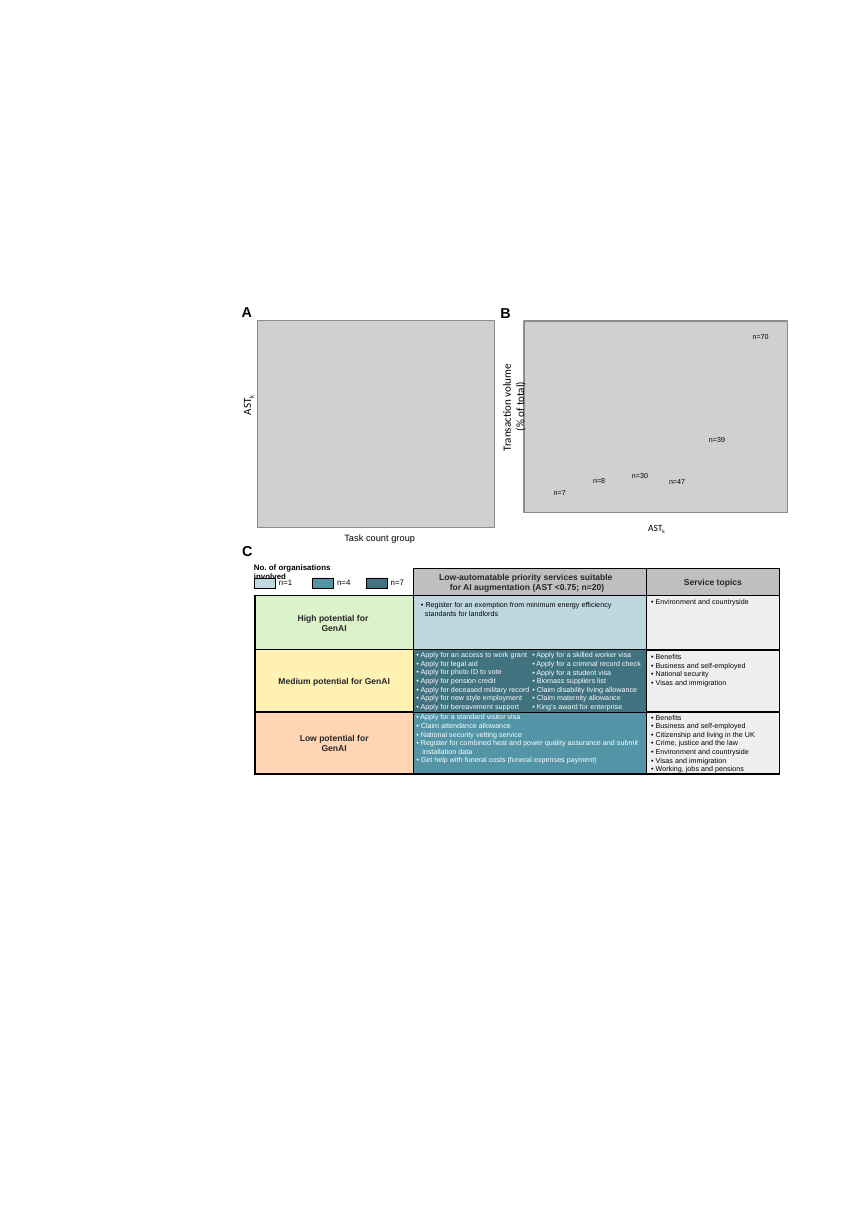
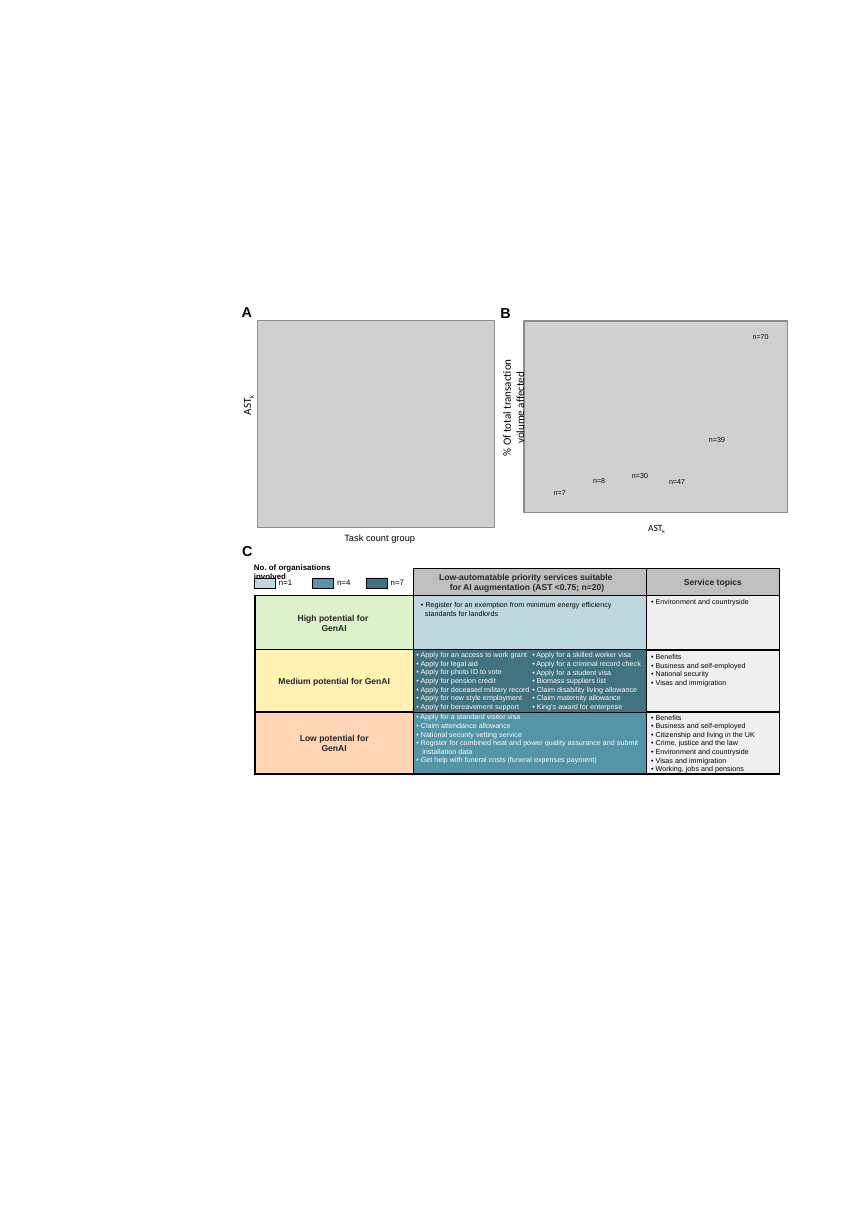
Before and after one commit to ai-for-public-services/structural-insights-into-uk-gov, a slide deck: slide 4 of reports/figures/edit-desindex-panel-figures.pptx. Drawn at 853x1232 pixels with LibreOffice and Linux fonts; fonts in the diff are those of the drawing; grey boxes stand for pictures. Boxes give left, top, right and bottom in pixels: in the first picture for what was removed or moved away, otherwise in the second. Text is boxed around its words. In the diff, an @@ line names an element or a change of style, - is before the commit and + after.

```diff
--- a/reports/figures/edit-desindex-panel-figures.pptx
+++ b/reports/figures/edit-desindex-panel-figures.pptx
@@ text at (500,364,527,445): text changed @@
-Transaction volume
-(% of total)
+% Of total transaction volume affected
```
Also in this commit, not shown: 3 other files.
